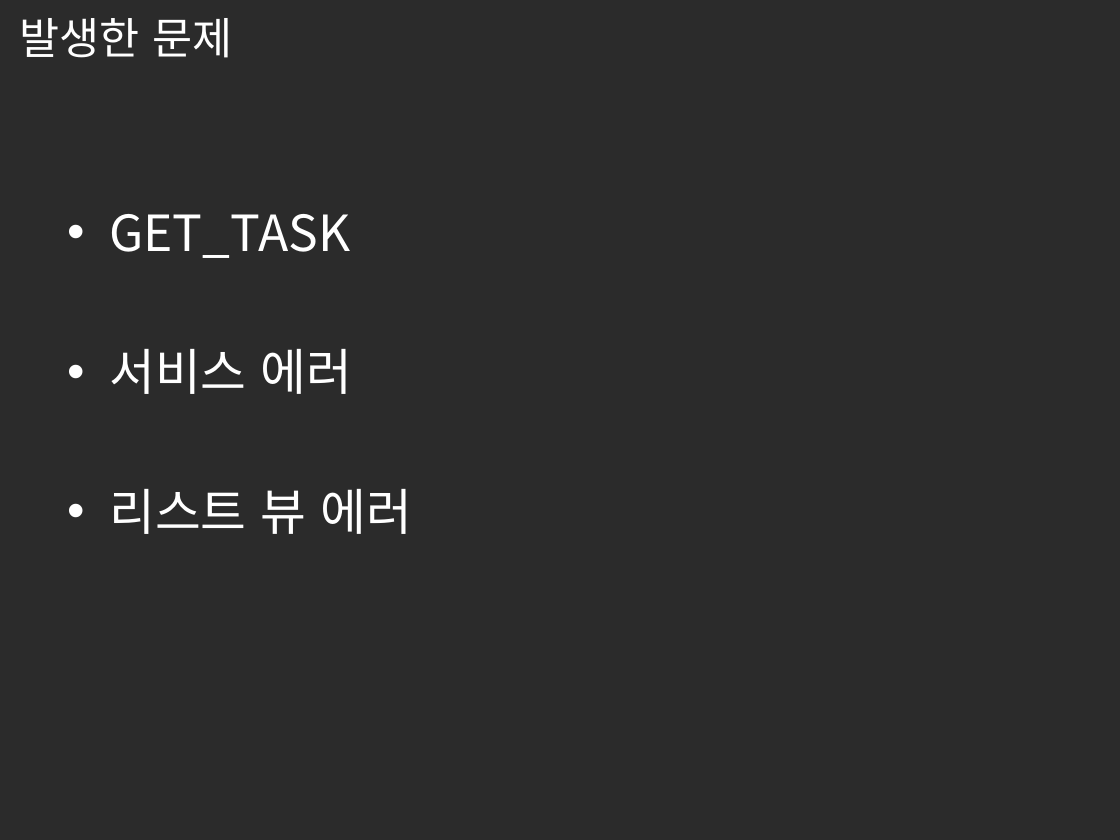
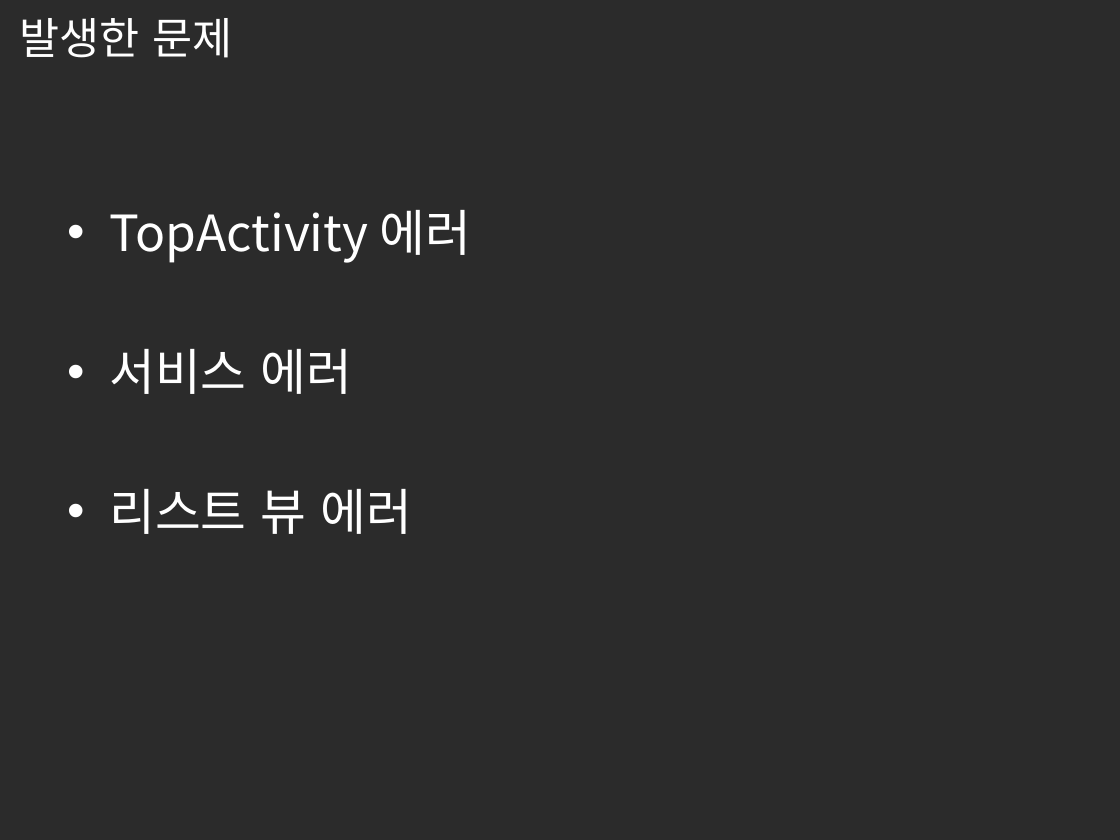
Before and after one commit to dlcksgy/PreventSNSAddiction, a slide deck: slide 6 of 모바일SW 중간발표.pptx. Drawn at 1120x840 pixels with LibreOffice and Linux fonts; fonts in the diff are those of the drawing; background and template pictures are left out; a plain dark background stands for a picture behind light text. Boxes give left, top, right and bottom in pixels: in the first picture for what was removed or moved away, otherwise in the second. Text is boxed around its words. In the diff, an @@ line names an element or a change of style, - is before the commit and + after.

```diff
--- a/모바일SW 중간발표.pptx
+++ b/모바일SW 중간발표.pptx
@@ text at box(109, 210, 472, 263): text changed @@
-• GET_TASK
+• TopActivity 에러
```
Also in this commit, not shown: 6 other slides changed.
